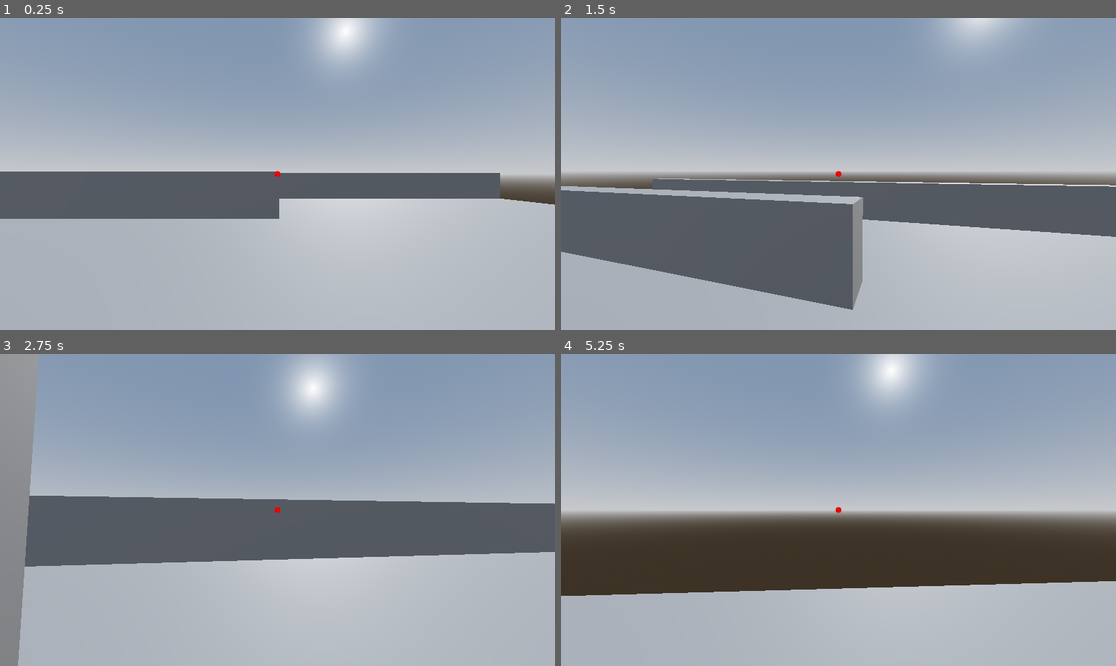
Above: before the commit, frames 1-4 (two rows, left to right).
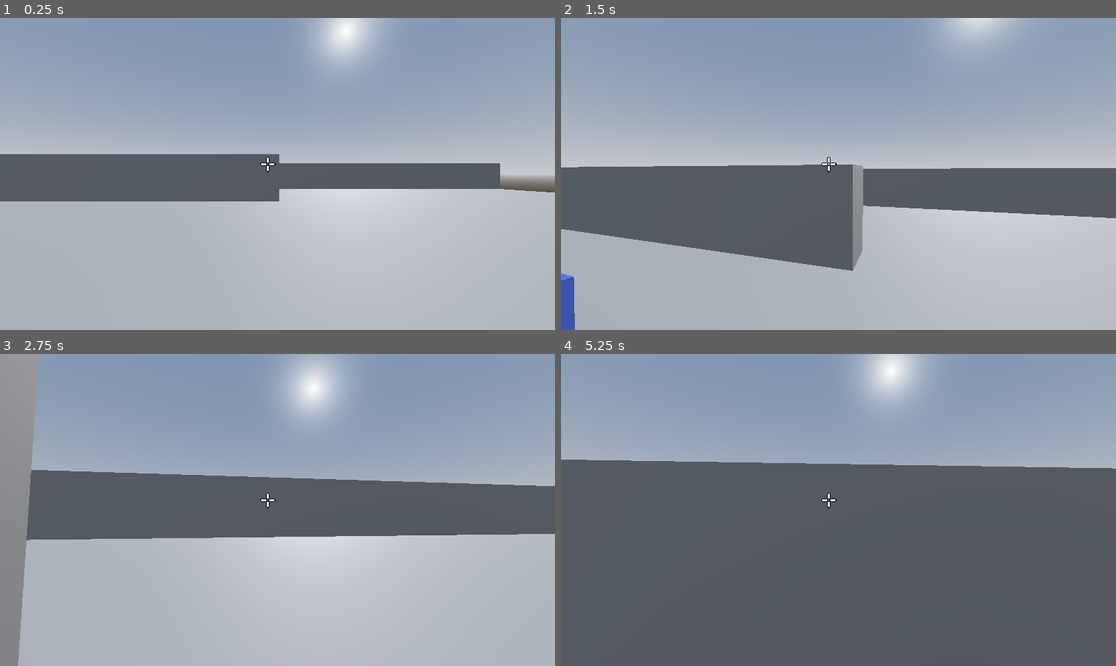
Above: after the commit, the same moments.

Repository: AntoninHUDRY/Q_panic
Game: Godot game, scene res://CameraTest.tscn
Same seed, same stepped clock (60 frames per second), same inputs: the game is played once before the commit and once after it.
Inputs (mouse positions are in pixels of both pictures, inside the frame that each line leads up to):
- Up to frame 1 (0.25 s): no input
- Up to frame 2 (1.5 s): move the mouse to (866, 174) at 0.52 s; hold E (interact) 0.53-1.28 s; hold W (up) from 0.53 s (still down); click (866, 174) at 0.67 s; tap Space (jump) at 0.77 s; move the mouse to (810, 174) at 1.27 s; tap C (clear_minicam) at 1.35 s
- Up to frame 3 (2.75 s): keep holding W (up); tap Space (jump) at 1.52 s; tap E (interact) at 1.55, 2.3 s; move the mouse to (288, 503) at 2.02 s; hold Ctrl (crouch) from 2.03 s (still down)
- Up to frame 4 (5.25 s): keep holding W (up); move the mouse to (832, 516) at 2.77 s; release Ctrl (crouch) at 2.78 s; tap F (hold) at 2.85 s; click (832, 516) at 2.92 s; tap Space (jump) at 3.02, 3.77, 4.52 s; tap E (interact) at 3.05, 4.55 s; move the mouse to (877, 513) at 3.52 s; hold E (interact) 3.53-4.28 s; tap Enter at 4.25 s; move the mouse to (794, 506) at 4.27 s; tap G (release) at 4.35 s; move the mouse to (844, 510) at 5.02 s; hold E (interact) from 5.03 s (still down); right-click (844, 510) at 5.1 s; click (844, 510) at 5.17 s

The runs differ from the first frame. In frame 1, 8.4% of the frame differs, in the area x 0-100%, y 43-65%; in frame 2, 14%; in frame 3, 13%; in frame 4, 64%, in the area x 0-100%, y 33-100%.

Commit message:
nouveau curseur maintenant centré

Diff:
--- /dev/null
+++ b/CameraTest.gdshader
@@ -0,0 +1,17 @@
+shader_type spatial;
+const int pixel_size = 6;
+
+
+uniform sampler2D SCREEN_TEXTURE : hint_screen_texture, filter_linear;
+void fragment() {
+float x = float(int(FRAGCOORD.x) % pixel_size);
+float y = float(int(FRAGCOORD.y) % pixel_size);
+x = FRAGCOORD.x + floor(float(pixel_size) / 2.0) - x ;
+y = FRAGCOORD.y + floor(float(pixel_size) / 2.0) - y ;
+ALBEDO = texture(SCREEN_TEXTURE, vec2(x,y) / VIEWPORT_SIZE).xyz ;
+}
+
+//void light() {
+	// Called for every pixel for every light affecting the material.
+	// Uncomment to replace the default light processing function with this one.
+//}
--- a/Player.tscn
+++ b/Player.tscn
@@ -3,8 +3,8 @@
 [ext_resource type="Script" path="res://character/player.gd" id="1_02dj5"]
 [ext_resource type="Script" path="res://Camera/MainCamera.gd" id="2_gul1d"]
 [ext_resource type="PackedScene" uid="uid://dfvgc3hsb18jo" path="res://systems/interaction/PlayerInteractor.tscn" id="3_6vyi1"]
-[ext_resource type="PackedScene" path="res://systems/interaction/cursor.tscn" id="3_l460b"]
 [ext_resource type="Script" path="res://systems/interaction/PlayerInteractor.gd" id="4_831d1"]
+[ext_resource type="PackedScene" uid="uid://03kxb12mtgoc" path="res://hud.tscn" id="5_f0c6c"]
 
 [sub_resource type="CapsuleMesh" id="CapsuleMesh_wio5y"]
 
@@ -47,11 +47,8 @@
 target_position = Vector3(0, 1, 0)
 
 [node name="MainCamera" type="Camera3D" parent="." node_paths=PackedStringArray("player")]
-transform = Transform3D(1, 0, 0, 0, 1, 0, 0, 0, 1, 0, 0.688249, 0)
 script = ExtResource("2_gul1d")
 player = NodePath("..")
-
-[node name="Cursor" parent="MainCamera" instance=ExtResource("3_l460b")]
 
 [node name="PlayerInteractor" parent="MainCamera" node_paths=PackedStringArray("player") instance=ExtResource("3_6vyi1")]
 script = ExtResource("4_831d1")
@@ -64,4 +61,6 @@
 [node name="Hand" type="Marker3D" parent="MainCamera/PlayerInteractor"]
 transform = Transform3D(1, 0, 0, 0, 1, 0, 0, 0, 1, 0, 0, -2)
 
+[node name="hud" parent="." instance=ExtResource("5_f0c6c")]
+
 [editable path="MainCamera/PlayerInteractor"]
--- /dev/null
+++ b/hud.tscn
@@ -0,0 +1,24 @@
+[gd_scene load_steps=2 format=3 uid="uid://03kxb12mtgoc"]
+
+[ext_resource type="Texture2D" uid="uid://dudgix468b8w7" path="res://textures/cursor.png" id="1_ljetq"]
+
+[node name="hud" type="CanvasLayer"]
+
+[node name="Control" type="Control" parent="."]
+layout_mode = 3
+anchors_preset = 8
+anchor_left = 0.5
+anchor_top = 0.5
+anchor_right = 0.5
+anchor_bottom = 0.5
+offset_left = -20.0
+offset_top = -20.0
+offset_right = 20.0
+offset_bottom = 20.0
+grow_horizontal = 2
+grow_vertical = 2
+
+[node name="Sprite2D" type="Sprite2D" parent="Control"]
+texture_filter = 1
+scale = Vector2(2, 2)
+texture = ExtResource("1_ljetq")
Not shown: 1 places in CameraTest.tscn that only renumber resources
Binary file added: textures/cursor.png
Not shown, added: textures/cursor.png.import
